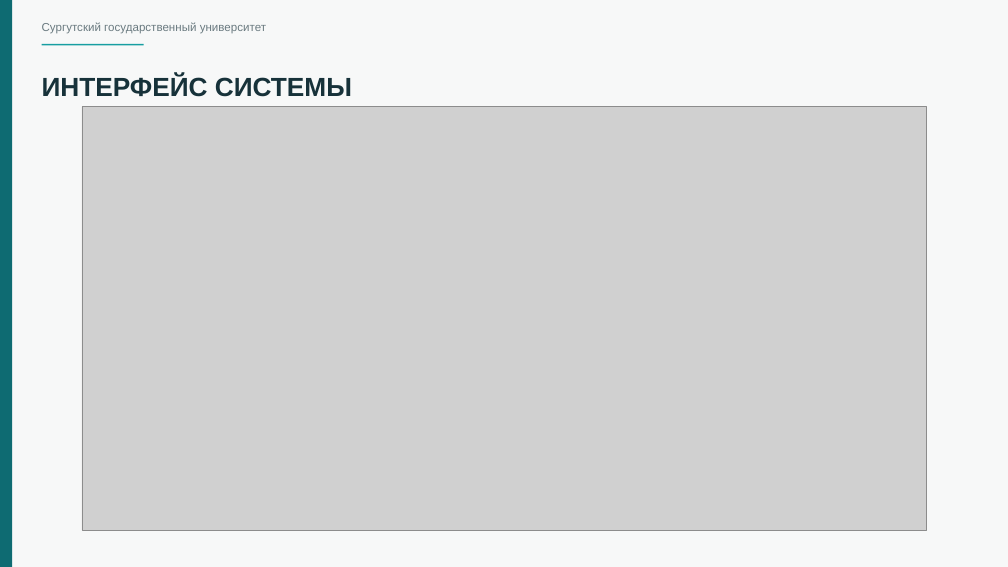
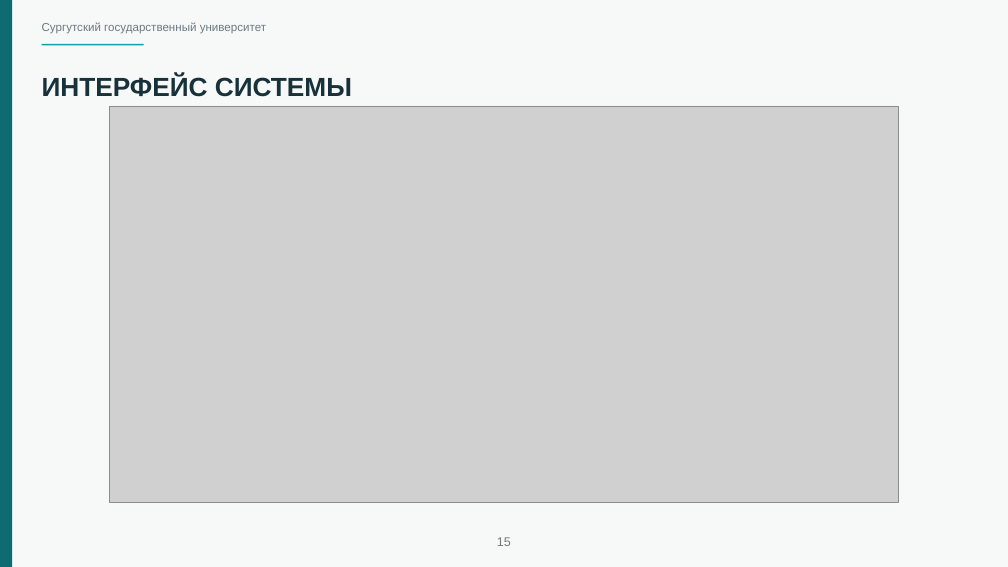
Before and after one commit to Hetsunya/diplom-docs, a slide deck: slide 16 of вкр/презентация-по_ВКР_Демьянцев_Виталий_Владиславович_606_22.pptx. Drawn at 1008x567 pixels with LibreOffice and Linux fonts; fonts in the diff are those of the drawing; grey boxes stand for pictures. Boxes give left, top, right and bottom in pixels: in the first picture for what was removed or moved away, otherwise in the second. Text is boxed around its words. In the diff, an @@ line names an element or a change of style, - is before the commit and + after.

```diff
--- a/вкр/презентация-по_ВКР_Демьянцев_Виталий_Владиславович_606_22.pptx
+++ b/вкр/презентация-по_ВКР_Демьянцев_Виталий_Владиславович_606_22.pptx
@@ picture: place and size @@
-picture at [82,107,926,530]
+picture at [110,107,898,502]
@@ page number added at [497,537,511,546], 12 pt, text #797979 @@
+15
```
Also in this commit, not shown: 15 other slides changed.
